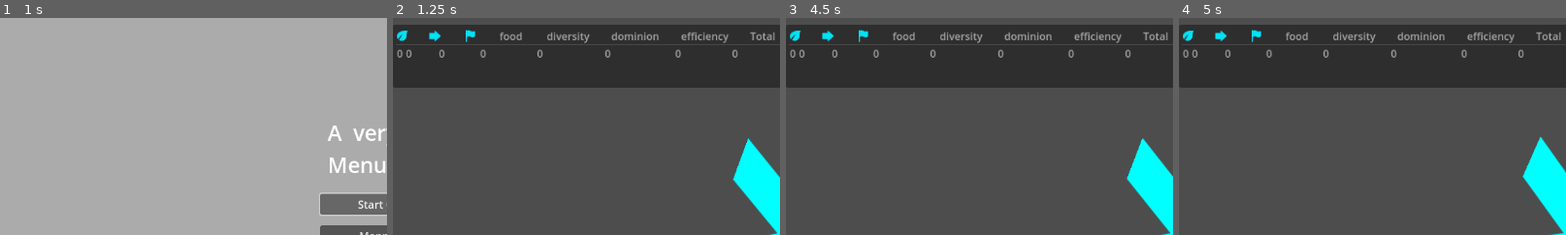
Above: before the commit, frames 1-4 (left to right).
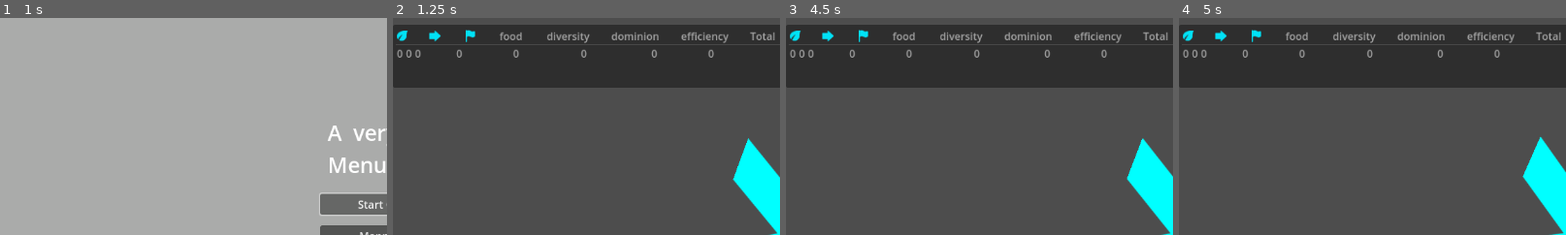
Above: after the commit, the same moments.

Repository: phyto99/Centauri
Game: Godot game, scene res://menu.tscn
Same seed, same stepped clock (60 frames per second), same inputs: the game is played once before the commit and once after it. Sound files missing from this copy of the repository are replaced by a short silence.
Inputs (mouse positions are % of the whole screen's width and height, from its top left):
- Up to frame 1 (1 s): click "Start Game" at 0.5 s
- Up to frame 2 (1.25 s): no input
- Up to frame 3 (4.5 s): tap Enter at 1.25 s; drag from (40, 96) to (60, 28) at 1.27 s; click "Claim" at 2 s; click "Cultivate" at 2.75 s; click "Collect" at 3.5 s; tap Space (thrust) at 4.25 s; drag from (30, 55) to (45, 70) at 4.27 s
- Up to frame 4 (5 s): no input
The pictures show only the part of the screen within x 0-50%, y 0-50%; the shares and areas given below are measured in that part.

Frame 1 is identical in both runs. In frame 2, 0.4% of the frame differs, in the area x 5-90%, y 14-19%; in frame 3, 0.4%; in frame 4, 0.4%.

Commit message:
feat: move counter and crops tracking
- claim/cultivate only costs a move if the cell state actually changes
- collecting costs one move on confirm
- moves counter reads from planet scene node, not autoload singleton
- bottom-left crops label tracks food from planet group
- leaderboard item_9 shows total food collected

Co-Authored-By: Claude Sonnet 4.6 <noreply@anthropic.com>

Diff:
--- a/PlanetBuilder.gd
+++ b/PlanetBuilder.gd
@@ -473,6 +473,11 @@
 		var closest_hex = find_closest_hex(global_mouse_pos)
 
 		if closest_hex != "":
+			# Invalid move: cell already has the same state as current action
+			var current_cell_state = grid[closest_hex].get("state", CellState.UNCLAIMED)
+			if current_cell_state == current_action:
+				return
+
 			# Check if we have moves remaining
 			if moves_remaining <= 0:
 				return  # No moves left, exit the function
@@ -840,6 +845,8 @@
 	total_yield_collected += yield_count
 	food += food_amount
 	yield_count = 0
+	moves_remaining -= 1
+	emit_signal("moves_updated", moves_remaining)
 	emit_signal("food_updated", food)
 	emit_signal("yield_updated", yield_count)
 	update_stats()
--- a/item_list.gd
+++ b/item_list.gd
@@ -5,20 +5,30 @@
 	for planet in get_tree().get_nodes_in_group("planets"):
 		_connect_planet(planet)
 	_update_yield_total()
+	_update_food_total()
 
 func _connect_planet(planet: Node) -> void:
 	if not planet.has_signal("yield_updated"):
 		return
 	if not planet.yield_updated.is_connected(_update_yield_total):
 		planet.yield_updated.connect(_update_yield_total.unbind(1))
+	if planet.has_signal("food_updated") and not planet.food_updated.is_connected(_update_food_total):
+		planet.food_updated.connect(_update_food_total.unbind(1))
 
 func _on_node_added(node: Node) -> void:
 	if node.is_in_group("planets"):
 		_connect_planet(node)
 		_update_yield_total()
+		_update_food_total()
 
 func _update_yield_total() -> void:
 	var total = 0
 	for planet in get_tree().get_nodes_in_group("planets"):
 		total += planet.yield_count
 	set_item_text(8, str(total))
+
+func _update_food_total() -> void:
+	var total = 0
+	for planet in get_tree().get_nodes_in_group("planets"):
+		total += planet.food
+	set_item_text(9, str(total))
--- a/movesleft_2.gd
+++ b/movesleft_2.gd
@@ -1,4 +1,6 @@
 extends Label
 
 func _process(_delta):
-	text = str(PlanetBuilder.moves_remaining)
+	var planets = get_tree().get_nodes_in_group("planets")
+	if not planets.is_empty():
+		text = str(planets[0].moves_remaining)
--- /dev/null
+++ b/player_crops_label.gd
@@ -0,0 +1,7 @@
+extends Label
+
+func _process(_delta):
+	var total = 0
+	for planet in get_tree().get_nodes_in_group("planets"):
+		total += planet.food
+	text = str(total)
